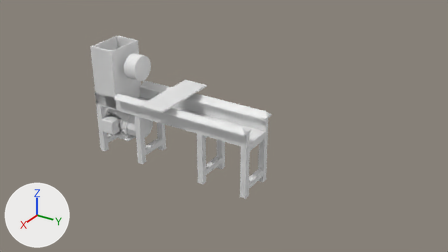
The Blender file Torno.blend as it was, and as the next commit left it.
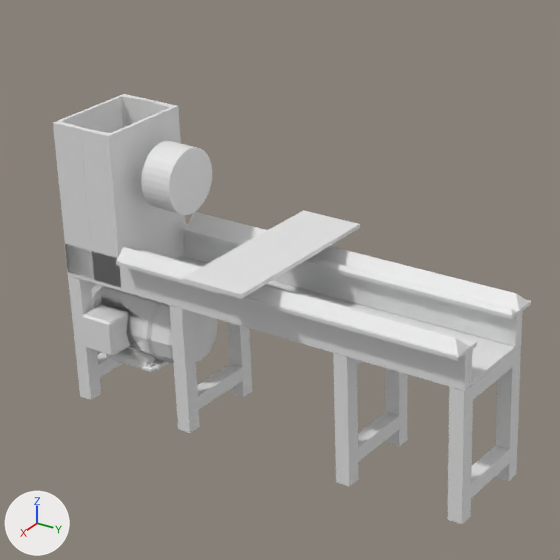
Each version is shown from the file's camera 'Camera.003', then close up on the part from 16% to 63% of the width and 0% to 84% of the height. Lighting does not change. The marker at lower left points along +X, +Y and +Z.

The first close-up shows 'Base_principal', 'Cilindro.002', 'Cube.001', 'Cube.006', 'Cube.009', 'Cubo', 'base_trasera', 'cabeza mandril', 'cabeza polea', 'motor', 'rail base exterior delantera', 'rail base exterior trasera'.
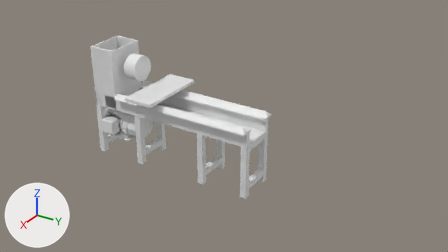
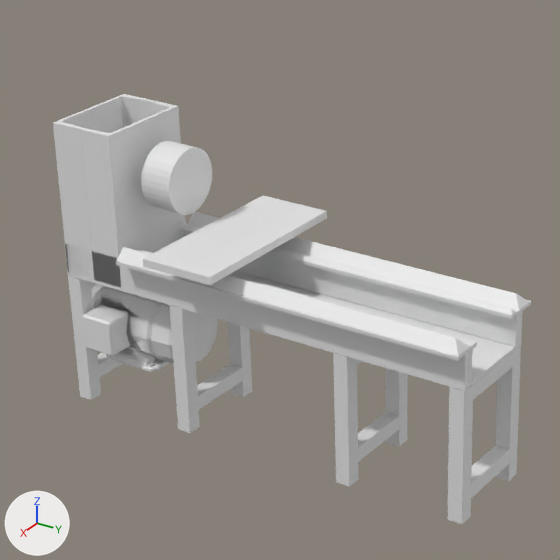
Commit message: objetos del torno

Where the change shows, as pixel boxes (x1, y1, x2, y2) in the close-ups (560 x 560 px):
'Cubo', deleted
    before: (182, 210, 360, 299)
'base carro 2', added
    after: (176, 203, 327, 285)
'base carro 1', added
    after: (143, 196, 294, 276)

Diff of the bpy script that builds the scene:
```diff
--- a/Torno.blend.py
+++ b/Torno.blend.py
@@ me_cubo_002 @@
+me_cubo_002.from_pydata(...)  # a box spanning x 0.0..0.474, y 0.0..0.1, z 0.0..0.02
@@ ob_cubo @@
-ob_cubo = bpy.data.objects.new('Cubo', me_cubo_003)
-ob_cubo.location = (-0.082, 0.496, 0.507)
@@ ob_base_carro_2 @@
+ob_base_carro_2 = bpy.data.objects.new('base carro 2', me_cubo_002)
+ob_base_carro_2.location = (-0.097, 0.458, 0.504)
@@ ob_base_carro_1 @@
+ob_base_carro_1 = bpy.data.objects.new('base carro 1', me_cubo_002.copy())
+ob_base_carro_1.location = (-0.097, 0.359, 0.504)
```
